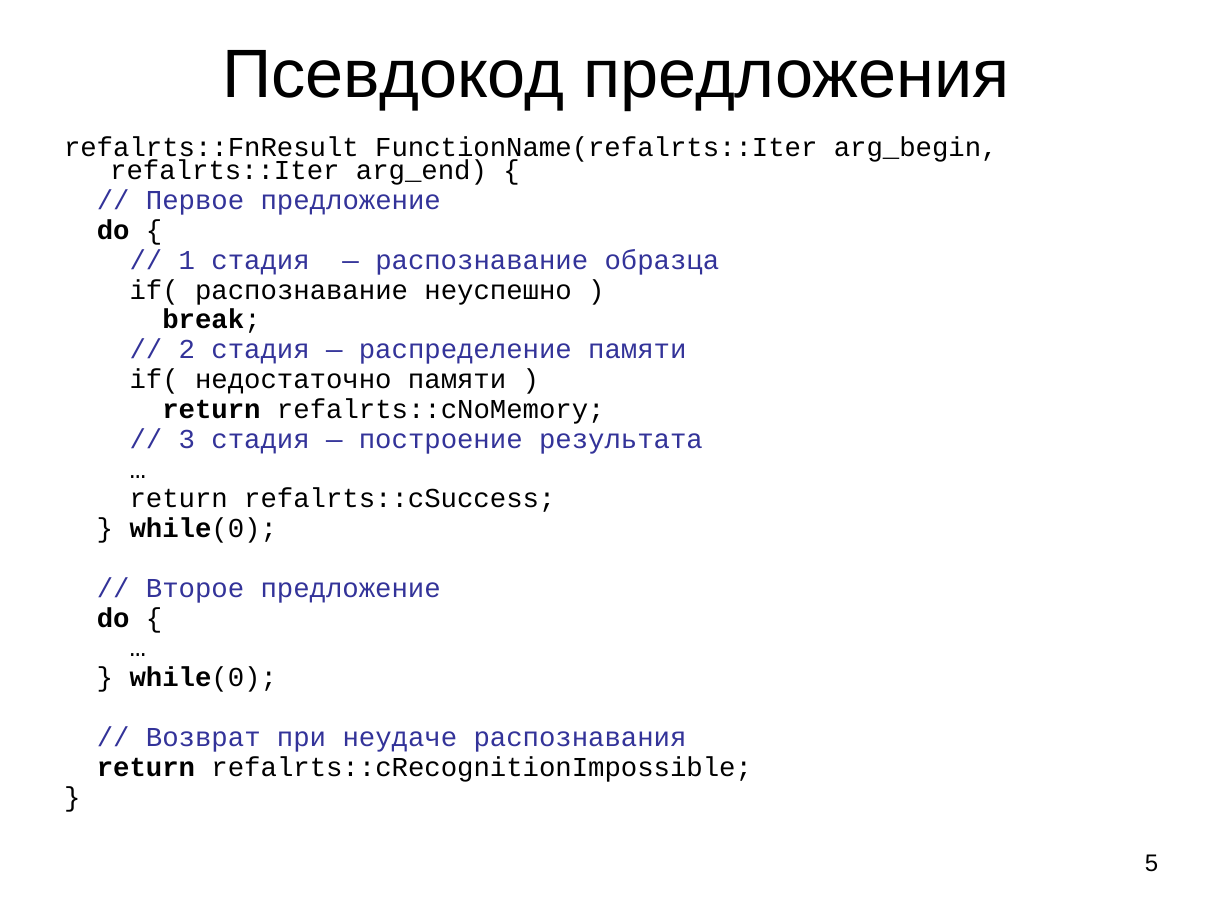
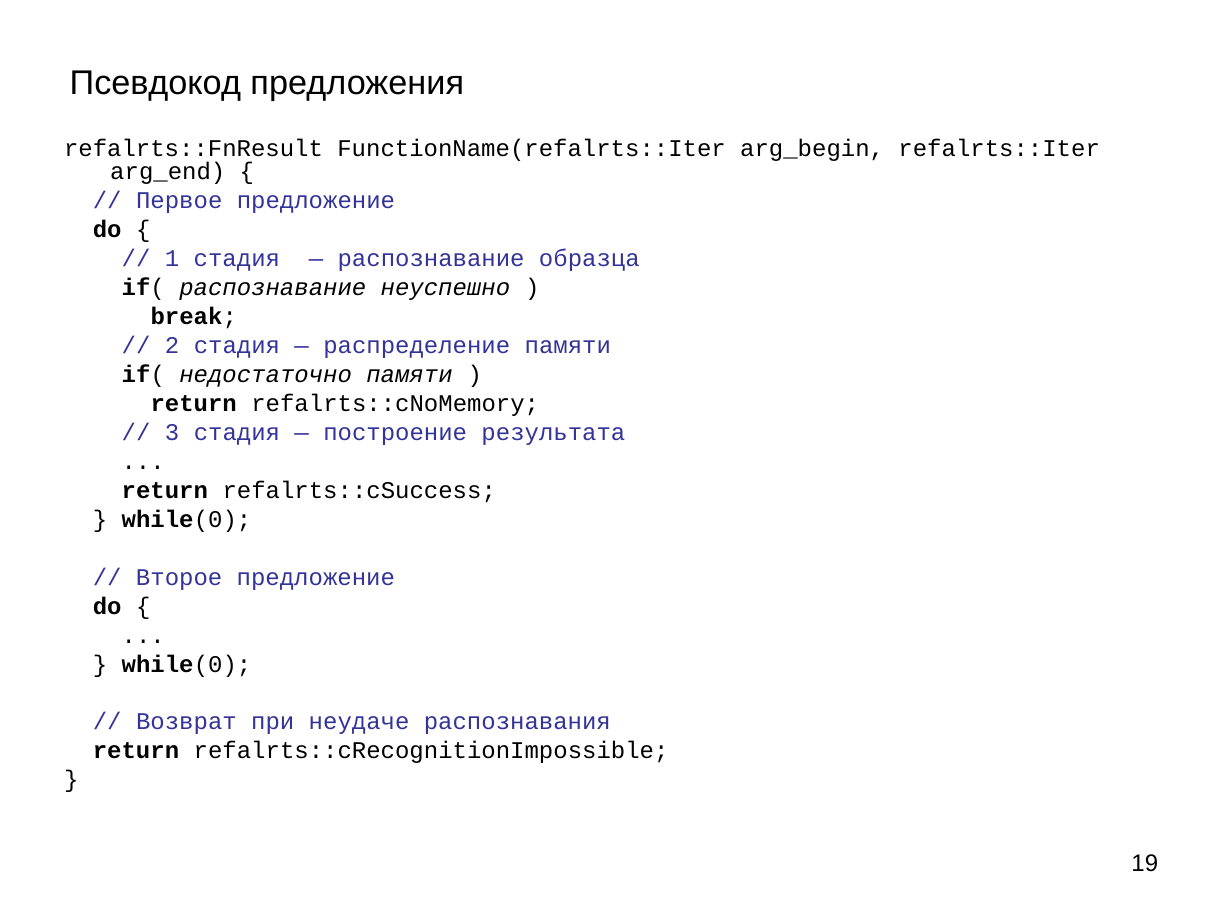
Before and after one commit to Mazdaywik/Refal-05, a slide deck: slide 19 of doc/Компилятор Простого Рефала.ppt (slide 5 before the commit). Drawn at 1232x924 pixels with LibreOffice and Linux fonts; fonts in the diff are those of the drawing. Boxes give left, top, right and bottom in pixels: in the first picture for what was removed or moved away, otherwise in the second. Text is boxed around its words. In the diff, an @@ line names an element or a change of style, - is before the commit and + after.

```diff
--- a/doc/Компилятор Простого Рефала.ppt
+++ b/doc/Компилятор Простого Рефала.ppt
@@ title "Псевдокод предложения": place and size @@
-title "Псевдокод предложения" at <box>222,50,1009,109</box>
+title "Псевдокод предложения" at <box>70,70,464,101</box>
@@ title "Псевдокод предложения" at <box>70,70,464,101</box>: size 40 to 20 pt; alignment centre to left @@
@@ text at <box>64,139,1099,763</box>: text changed; size 16 to 14 pt @@
-…
+...
@@ text at <box>64,139,1099,763</box>: text changed; size 16 to 14 pt @@
-…
+...
@@ text at <box>64,139,1099,763</box>: size 16 to 14 pt; bold on in "if(", "if(", "return"; italic on in "распознавание неуспешно", "недостаточно памяти"; line spacing 0.7 to 0.8 @@
@@ page number at <box>1131,854,1158,872</box>: text changed @@
-5
+19
```
Also in this commit, not shown: 8 other slides changed, 7 slides added, 3 slides removed, 6 other files.
